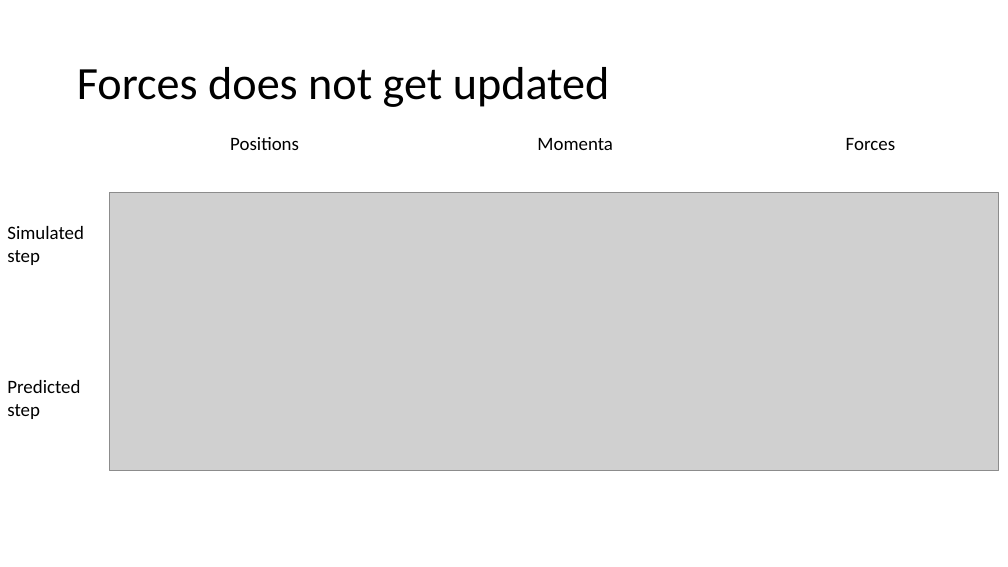
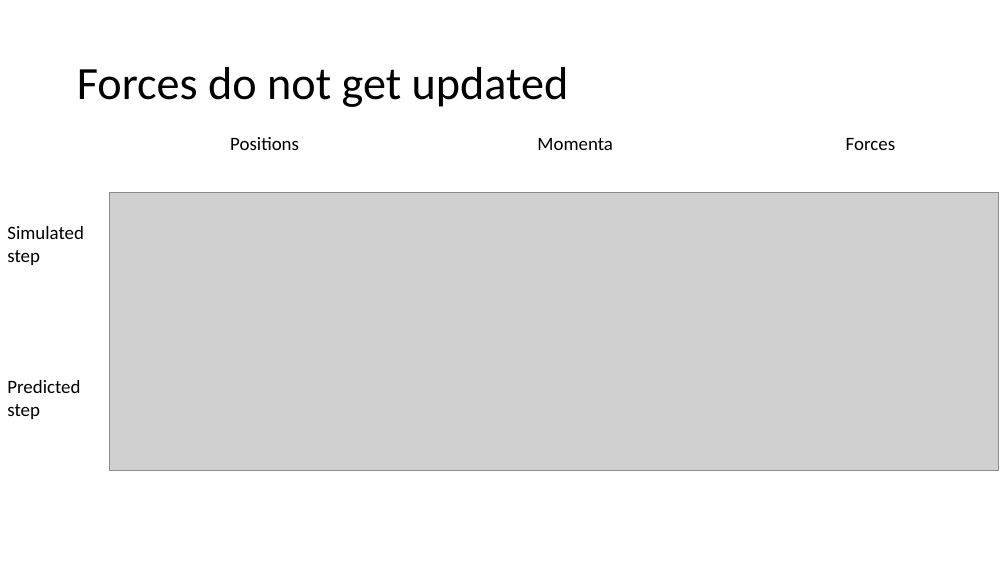
Before and after one commit to BirkDissing/Gemma_group, a slide deck: slide 8 of Master thesis/Meetings/26-02 Integrating gpaw and model, and comparing histograms.pptx. Drawn at 1008x567 pixels with LibreOffice and Linux fonts; fonts in the diff are those of the drawing; grey boxes stand for pictures. Boxes give left, top, right and bottom in pixels: in the first picture for what was removed or moved away, otherwise in the second. Text is boxed around its words. In the diff, an @@ line names an element or a change of style, - is before the commit and + after.

```diff
--- a/Master thesis/Meetings/26-02 Integrating gpaw and model, and comparing histograms.pptx
+++ b/Master thesis/Meetings/26-02 Integrating gpaw and model, and comparing histograms.pptx
@@ title at (77,67,569,107): text changed @@
-Forces does not get updated
+Forces do not get updated
```
Also in this commit, not shown: 2 other slides changed, 3 other files.
